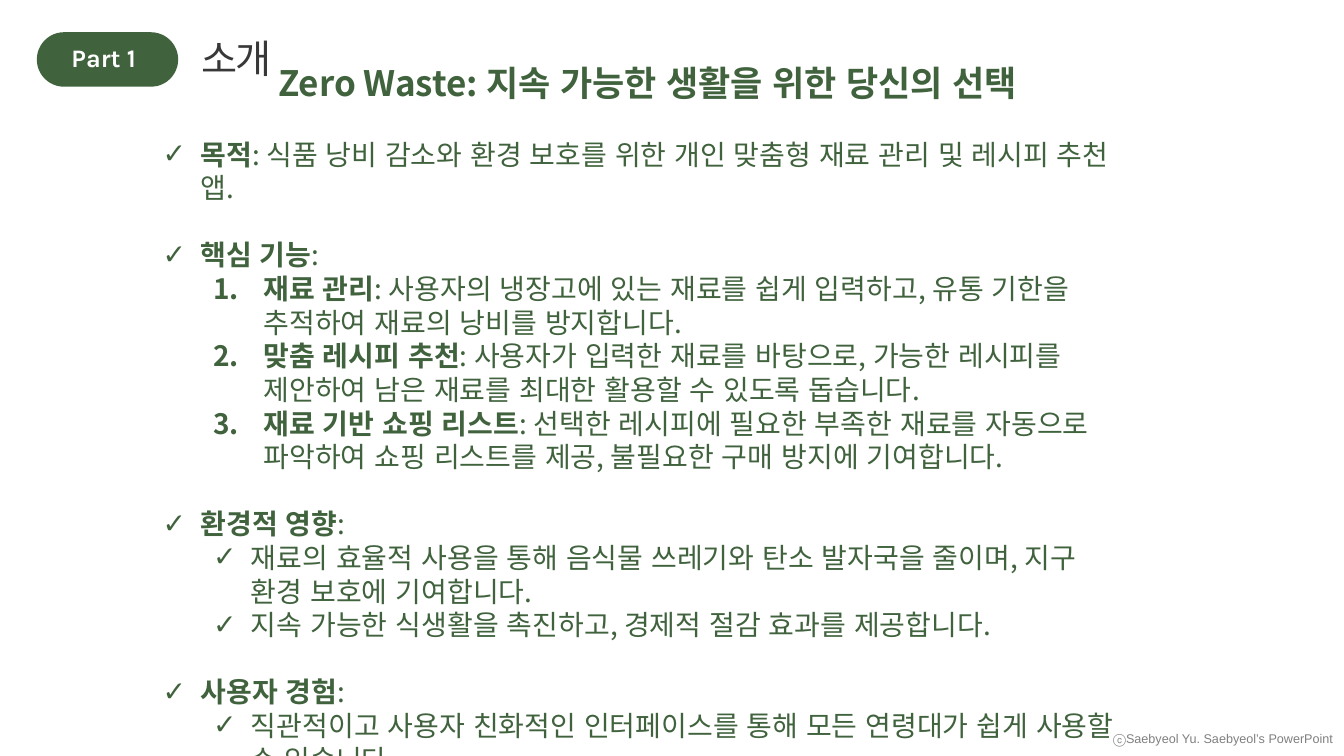
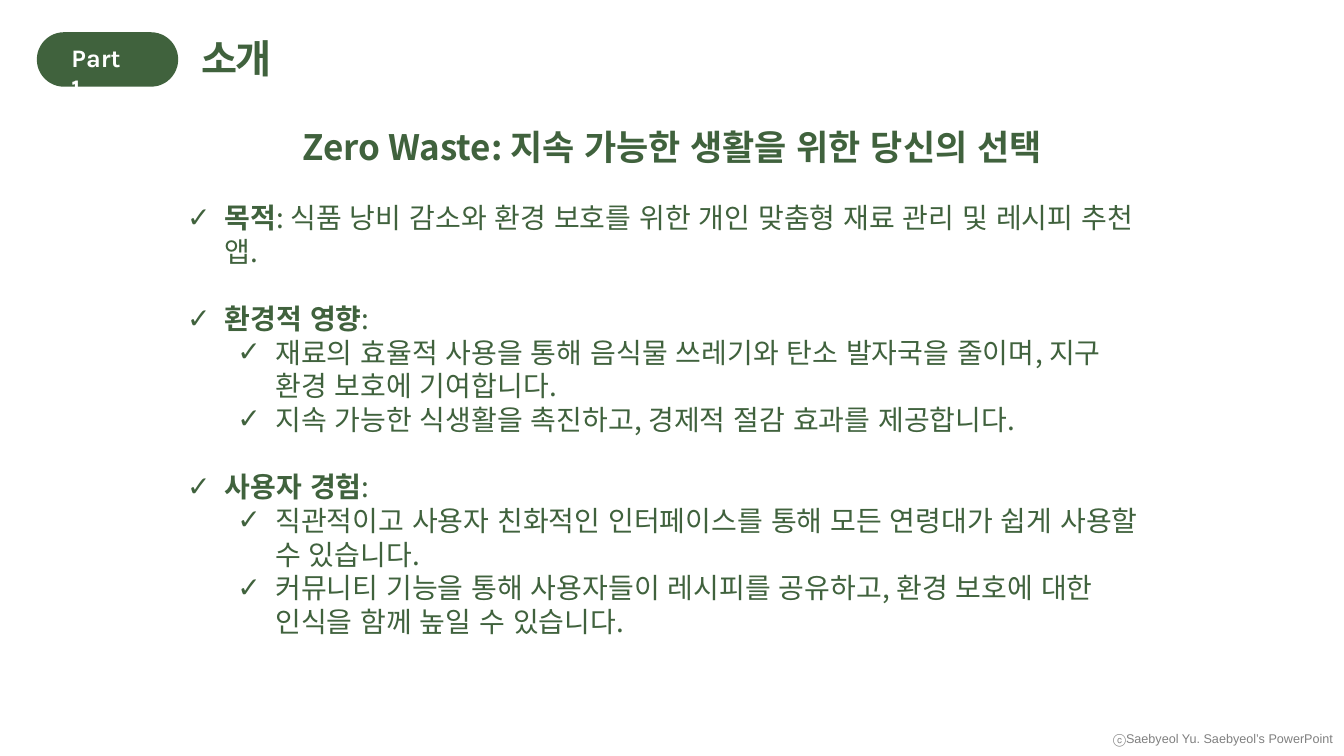
Before and after one commit to Yoon-jae-min/UsecaseDiagram, a slide deck: slide 4 of 수정/2조 요구사항 확인, 유스케이스(발표).pptx. Drawn at 1344x756 pixels with LibreOffice and Linux fonts; fonts in the diff are those of the drawing. Boxes give left, top, right and bottom in pixels: in the first picture for what was removed or moved away, otherwise in the second. Text is boxed around its words. In the diff, an @@ line names an element or a change of style, - is before the commit and + after.

```diff
--- a/수정/2조 요구사항 확인, 유스케이스(발표).pptx
+++ b/수정/2조 요구사항 확인, 유스케이스(발표).pptx
@@ text "소개" at <box>201,40,271,77</box>: text colour #383838 to #40623D, bold on @@
@@ text "Part 1" rewrapped from <box>71,50,136,68</box> to <box>71,50,120,87</box> @@
@@ text "Zero Waste: 지속 가능한 생활을 ...": place and size @@
-text "Zero Waste: 지속 가능한 생활을 ..." at <box>201,66,1113,739</box>
+text "Zero Waste: 지속 가능한 생활을 ..." at <box>225,130,1137,635</box>
@@ text at <box>201,241,1089,472</box>: paragraphs removed @@
-✓ 핵심 기능:
-  1. 재료 관리: 사용자의 냉장고에 있는 재료를 쉽게 입력하고, 유통 기한을 추적하여 재료의 낭비를 방지합니다.
-  2. 맞춤 레시피 추천: 사용자가 입력한 재료를 바탕으로, 가능한 레시피를 제안하여 남은 재료를 최대한 활용할 수 있도록 돕습니다.
-  3. 재료 기반 쇼핑 리스트: 선택한 레시피에 필요한 부족한 재료를 자동으로 파악하여 쇼핑 리스트를 제공, 불필요한 구매 방지에 기여합니다.
```
Also in this commit, not shown: 15 other slides changed.
